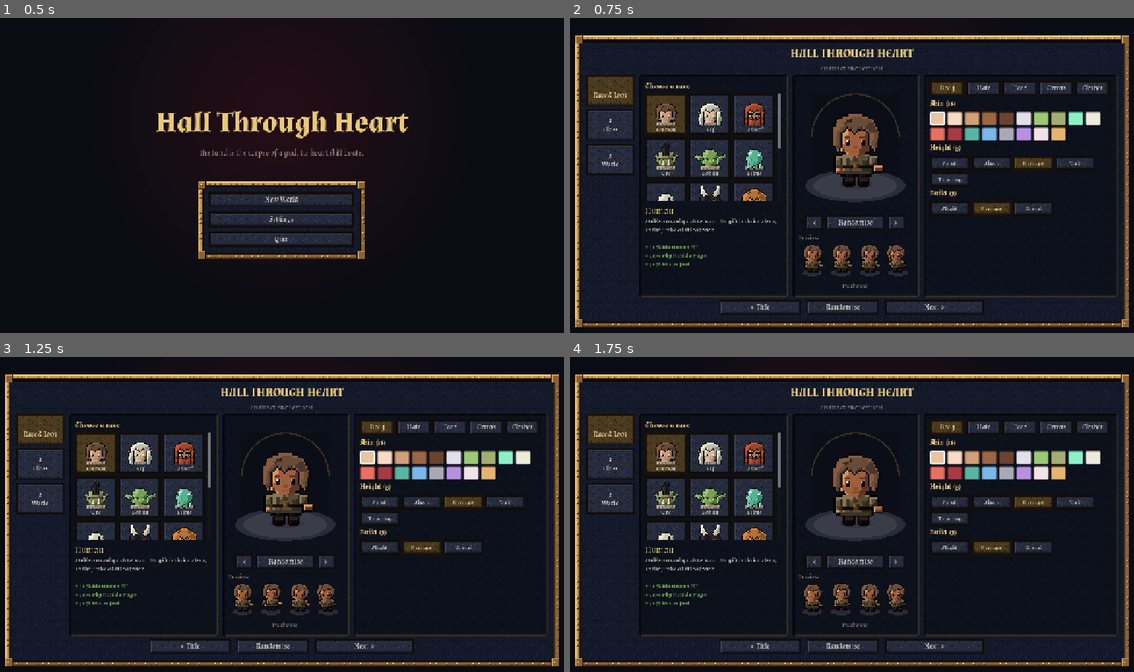
Above: before the commit, frames 1-4 (two rows, left to right).
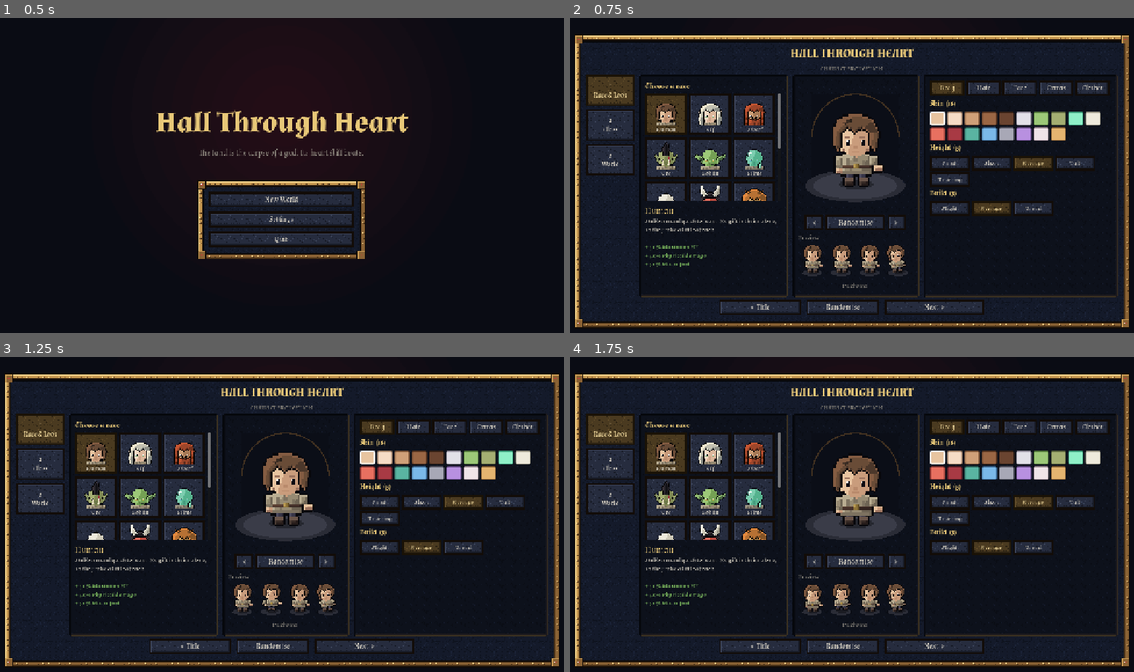
Above: after the commit, the same moments.

Repository: snamberi/Hall-Through-Heart
Game: Godot game, scene res://scenes/menu.tscn
The game is run twice, just before and just after one commit, with the same random seed, the same clock (stepped at 60 frames per second) and the same inputs. Sound files missing from this copy of the repository are replaced by a short silence.
Inputs:
- Up to frame 1 (0.5 s): no input
- Up to frame 2 (0.75 s): click "New World" at 0.5 s
- Up to frame 3 (1.25 s): no input
- Up to frame 4 (1.75 s): click "Demonkin" at 1.25 s

Frame 1 is identical in both runs. In frame 2, 1.6% of the frame differs, in the area x 15-60%, y 29-81%; in frame 3, 1.6%; in frame 4, 1.6%.

Commit message:
Cleaner races, and characters drawn in their true colours
- Fix: the body recolour shader multiplied the recoloured pixel by the
  texture colour a second time (COLOR in fragment() already holds it),
  so every skin, tunic and trouser colour came out squared - too dark
  and too saturated. It now multiplies by the modulate alone.
- Race faces cut back to one or two clear features each: no brow bars,
  cheek marks, stitches, extra scale dots or gill lines that smudged at
  this size. Demonkin get short hair so their face shows.
- Skin keeps its light tone over more of the face.

Co-Authored-By: Claude Opus 5.5 <noreply@anthropic.com>
Claude-Session: https://claude.ai/code/session_018VKRMzBJrrQDcMAxNX13Ea

Diff:
--- a/scripts/player/appearance.gd
+++ b/scripts/player/appearance.gd
@@ -106,7 +106,7 @@
 	"undead": {"name": "Undead", "text": "Died once already and did not care for it. Shadow holds no fear for the dead.",
 		"look": {"skin": 9, "hair_style": 13, "eyes": 8, "build": 0}, "mods": {"shadow_resist": {"flat": 0.4}, "life_steal": {"flat": 0.03}, "holy_resist": {"flat": -0.2}}},
 	"demonkin": {"name": "Demonkin", "text": "Horned children of the ember fields. Fire is in their blood.",
-		"look": {"skin": 10, "horns": 3, "tail": 1, "hair": 1, "hair_style": 10, "eyes": 3}, "mods": {"fire_damage": {"flat": 3.0}, "fire_resist": {"flat": 0.4}, "physical_damage": {"percent": 0.05}, "frost_resist": {"flat": -0.15}}},
+		"look": {"skin": 10, "horns": 3, "tail": 1, "hair": 1, "hair_style": 1, "eyes": 3}, "mods": {"fire_damage": {"flat": 3.0}, "fire_resist": {"flat": 0.4}, "physical_damage": {"percent": 0.05}, "frost_resist": {"flat": -0.15}}},
 	"beastkin": {"name": "Beastkin", "text": "Ears that hear a twig snap a field away, and legs to match.",
 		"look": {"skin": 17, "ears": 3, "tail": 2, "hair_style": 9, "hair": 11, "eyes": 3}, "mods": {"attack_speed": {"percent": 0.08}, "move_speed": {"percent": 0.06}, "critical_chance": {"flat": 0.03}}},
 	"lizardfolk": {"name": "Lizardfolk", "text": "Cold-blooded, thick-scaled and patient.",
@@ -162,8 +162,13 @@
 // Below this line (in the sprite's own pixels) the body is under water.
 uniform float water_line = 9999.0;
 varying float local_y;
+// The sprite's modulate on its own: in fragment() COLOR already holds the
+// texture's colour too, and multiplying by that again would darken every
+// recoloured pixel (each colour squared).
+varying vec4 modulate;
 void vertex() {
 	local_y = VERTEX.y;
+	modulate = COLOR;
 }
 void fragment() {
 	if (local_y > water_line) {
@@ -176,7 +181,7 @@
 			result = target[i];
 		}
 	}
-	COLOR = vec4(result, pixel.a) * COLOR;
+	COLOR = vec4(result, pixel.a) * modulate;
 	COLOR.rgb = mix(COLOR.rgb, vec3(0.75, 0.88, 0.95), step(water_line - 1.5, local_y) * 0.55);
 }
 """
Binary file changed: assets/sprites/looks/race_beastkin_accent.png
Binary file removed: assets/sprites/looks/race_demonkin.png
Not shown, removed: assets/sprites/looks/race_demonkin.png.import
Binary file changed: assets/sprites/looks/race_demonkin_accent.png
Binary file changed: assets/sprites/looks/race_dwarf.png
Binary file removed: assets/sprites/looks/race_elf.png
Not shown, removed: assets/sprites/looks/race_elf.png.import
Binary file changed: assets/sprites/looks/race_elf_accent.png
Binary file changed: assets/sprites/looks/race_fairy_accent.png
Binary file changed: assets/sprites/looks/race_goblin.png
Binary file changed: assets/sprites/looks/race_lizardfolk.png
Binary file changed: assets/sprites/looks/race_merfolk.png
(and 12 more such lines)
